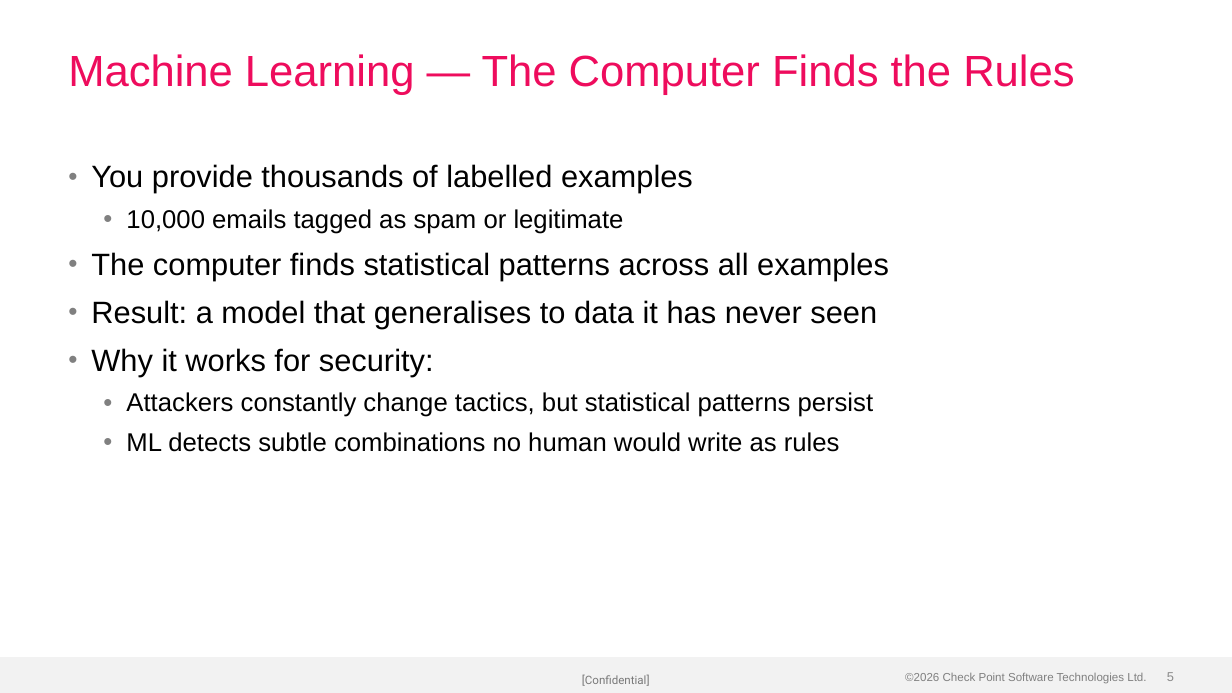
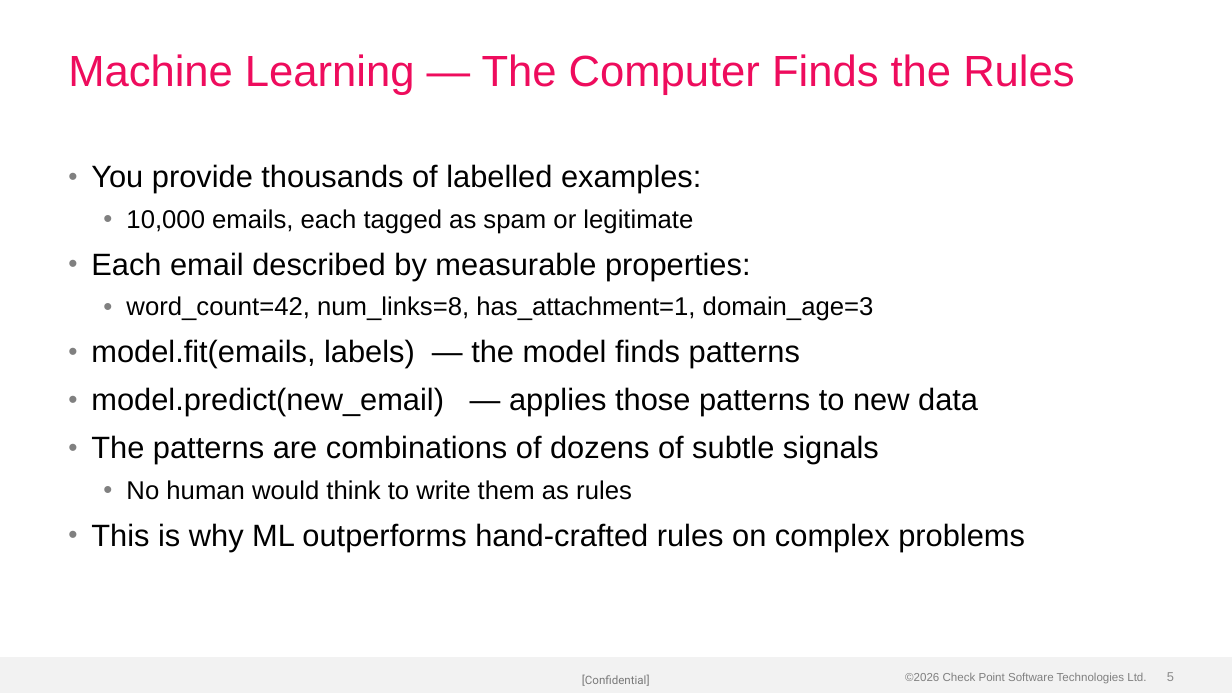
Before and after one commit to alshawwaf/ai-basic-training, a slide deck: slide 5 of stage1_classic_ml/01_what_is_ml/Lecture-1-What-is-ML.pptx. Drawn at 1232x693 pixels with LibreOffice and Linux fonts; fonts in the diff are those of the drawing; background and template pictures are left out. Boxes give left, top, right and bottom in pixels: in the first picture for what was removed or moved away, otherwise in the second. Text is boxed around its words. In the diff, an @@ line names an element or a change of style, - is before the commit and + after.

Commit message:
Rebuild Lecture-1-What-is-ML with richer content (36 slides)
Expanded from 25 to 36 slides with deeper coverage: EDA (class imbalance,
statistics, data leakage), the digits dataset, features vs labels, and
what the model actually sees. Content now matches the full lesson depth.

```diff
--- a/stage1_classic_ml/01_what_is_ml/Lecture-1-What-is-ML.pptx
+++ b/stage1_classic_ml/01_what_is_ml/Lecture-1-What-is-ML.pptx
@@ text at [91,164,1025,551]: text changed @@
-• You provide thousands of labelled examples
-  • 10,000 emails tagged as spam or legitimate
-• The computer finds statistical patterns across all examples
-• Result: a model that generalises to data it has never seen
-• Why it works for security:
-  • Attackers constantly change tactics, but statistical patterns persist
-  • ML detects subtle combinations no human would write as rules
+• You provide thousands of labelled examples:
+  • 10,000 emails, each tagged as spam or legitimate
+• Each email described by measurable properties:
+  • word_count=42, num_links=8, has_attachment=1, domain_age=3
+• model.fit(emails, labels) — the model finds patterns
+• model.predict(new_email) — applies those patterns to new data
+• The patterns are combinations of dozens of subtle signals
+  • No human would think to write them as rules
+• This is why ML outperforms hand-crafted rules on complex problems
```
Also in this commit, not shown: 17 other slides changed, 11 slides added.
